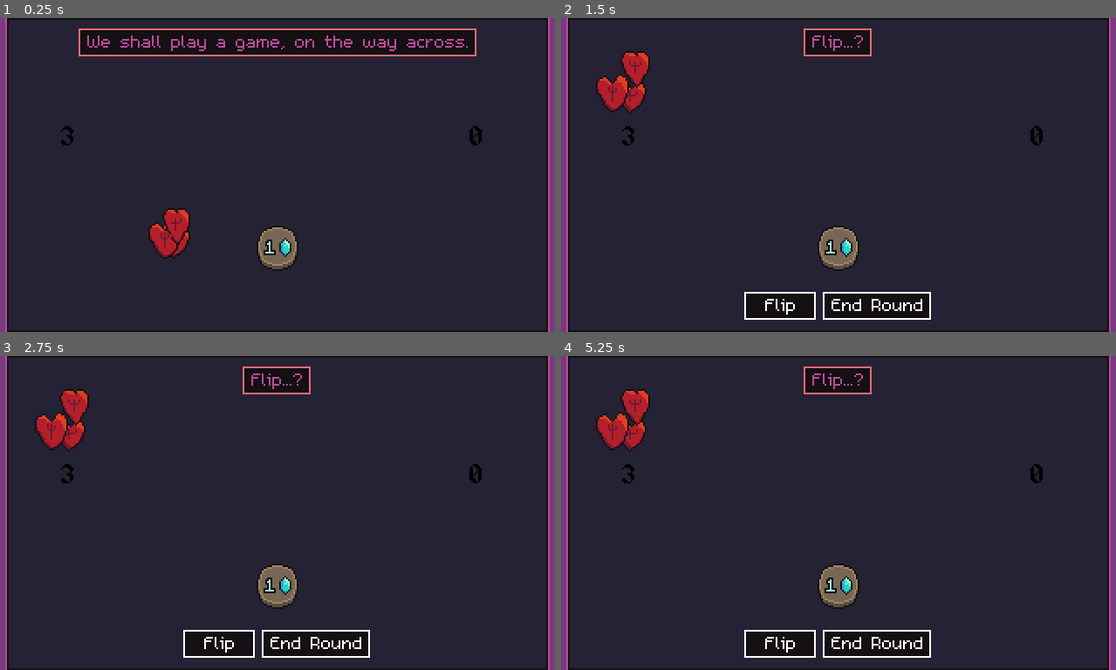
Above: before the commit, frames 1-4 (two rows, left to right).
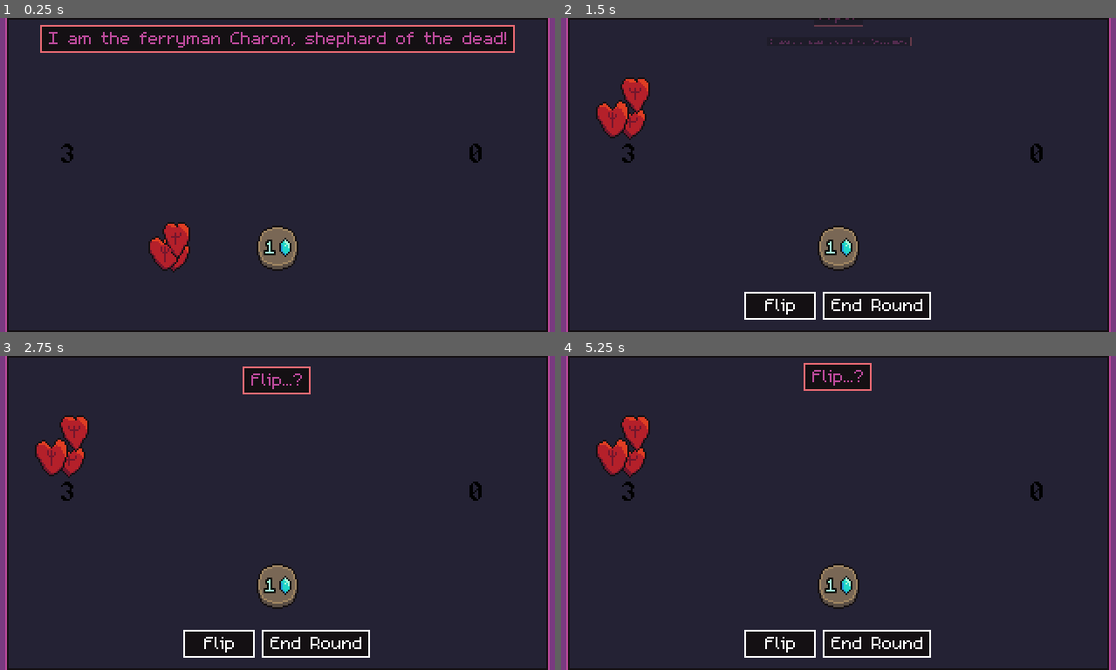
Above: after the commit, the same moments.

Repository: bdunko/Charon-s-Obol
Game: Godot game, scene res://main.tscn
The game is run twice, just before and just after one commit, with the same random seed, the same clock (stepped at 60 frames per second) and the same inputs.
Inputs (mouse positions are in pixels of both pictures, inside the frame that each line leads up to):
- Up to frame 1 (0.25 s): no input
- Up to frame 2 (1.5 s): tap Enter at 0.5 s; move the mouse to (838, 43) at 0.52 s; click (838, 43) at 0.67 s; tap Space at 0.77 s; move the mouse to (777, 187) at 1.27 s; click (777, 187) at 1.42 s
- Up to frame 3 (2.75 s): tap Space at 1.52 s; move the mouse to (333, 443) at 2.02 s; click (333, 443) at 2.17 s
- Up to frame 4 (5.25 s): tap Space at 2.75, 3.02, 3.77, 4.52 s; move the mouse to (810, 575) at 2.77 s; click (810, 575) at 2.92 s; tap Enter at 3.5 s; move the mouse to (1005, 560) at 3.52 s; click (1005, 560) at 3.67 s; move the mouse to (672, 465) at 4.27 s; click (672, 465) at 4.42 s; move the mouse to (866, 513) at 5.02 s; click (866, 513) at 5.17 s

The runs differ from the first frame. In frame 1, 6.0% of the frame differs, in the area x 7-93%, y 2-82%; in frame 2, 3.1%; in frame 3, 2.1%; in frame 4, 2.6%.
Error in both runs: Assertion failed. (res://global.gd:159)

Commit message:
Improved appearance of Charon dialogue

Diff:
--- /dev/null
+++ b/dialogue_manager.gd
@@ -0,0 +1,42 @@
+class_name DialogueManager
+extends Node
+
+signal _pressed
+
+const _DIALOGUE_POS = Vector2(0, 4)
+const _TOP_OFFSET = Vector2(0, -20)
+var _current_textbox = null
+
+var _is_depressed = false
+func _input(_event: InputEvent) -> void:
+	if Input.is_anything_pressed():
+		_is_depressed = true
+		emit_signal("_pressed")
+	else:
+		_is_depressed = false
+
+func show_dialogue_and_wait(dialogue: String) -> void:
+	show_dialogue(dialogue)
+	await _pressed
+
+func show_dialogue(dialogue: String) -> void:
+	# remove the previous dialogue
+	clear_dialogue()
+
+	_current_textbox = CharonTextbox.create()
+	add_child(_current_textbox)
+	_current_textbox.set_text(dialogue)
+	_current_textbox.position = _DIALOGUE_POS + _TOP_OFFSET
+	_current_textbox.modulate.a = 0.0
+	_current_textbox.scale = Vector2(0.2, 0.2)
+
+	# move the dialogue in from the top
+	var tween = create_tween()
+	tween.tween_property(_current_textbox, "position", _DIALOGUE_POS, 0.2)
+	tween.parallel().tween_property(_current_textbox, "modulate:a", 1.0, 0.2)
+	tween.parallel().tween_property(_current_textbox, "scale", Vector2(1.0, 1.0), 0.1)
+
+func clear_dialogue() -> void:
+	if _current_textbox:
+		_current_textbox.fade_and_free()
+		_current_textbox = null
--- a/main.gd
+++ b/main.gd
@@ -24,7 +24,7 @@
 
 @onready var _VOYAGE: Voyage = $UI/Voyage
 
-@onready var _CHARON_TEXTBOX: CharonTextbox = $UI/CharonTextbox
+@onready var _DIALOGUE: DialogueManager = $UI/DialogueManager
 
 func _ready() -> void:
 	assert(_COIN_ROW)
@@ -42,7 +42,7 @@
 	assert(_ARROWS)
 
 	assert(_VOYAGE)
-	assert(_CHARON_TEXTBOX)
+	assert(_DIALOGUE)
 
 	Global.state_changed.connect(_on_state_changed)
 	Global.life_count_changed.connect(_on_life_count_changed)
@@ -113,7 +113,7 @@
 
 func _on_game_end() -> void:
 	var victory = Global.coin_value >= Global.goal_coin_value
-	_CHARON_TEXTBOX.show_dialogue("What? You win? How??" if victory else "Your soul is mine!")
+	_DIALOGUE.show_dialogue("What? You win? How??" if victory else "Your soul is mine!")
 	_RESET_BUTTON.show()
 
 func _on_reset_button_pressed() -> void:
@@ -143,13 +143,13 @@
 	Global.state = Global.State.BEFORE_FLIP
 
 	_PLAYER_TEXTBOXES.hide()
-	await _CHARON_TEXTBOX.flash_dialogue("I am the ferryman Charon, shephard of the dead!")
-	await _CHARON_TEXTBOX.flash_dialogue("Fool from Eleusis, you wish to cross the river?")
-	await _CHARON_TEXTBOX.flash_dialogue("We shall play a game, on the way across.")
-	await _CHARON_TEXTBOX.flash_dialogue("Earn 20 obols by the crossing's end...")
-	await _CHARON_TEXTBOX.flash_dialogue("Or you shall stay here with me, forevermore!")
+	await _DIALOGUE.show_dialogue_and_wait("I am the ferryman Charon, shephard of the dead!")
+	await _DIALOGUE.show_dialogue_and_wait("Fool from Eleusis, you wish to cross the river?")
+	await _DIALOGUE.show_dialogue_and_wait("We shall play a game, on the way across.")
+	await _DIALOGUE.show_dialogue_and_wait("Earn 20 obols by the crossing's end...")
+	await _DIALOGUE.show_dialogue_and_wait("Or you shall stay here with me, forevermore!")
 	_PLAYER_TEXTBOXES.show()
-	_CHARON_TEXTBOX.show_dialogue("Flip...?")
+	_DIALOGUE.show_dialogue("Flip...?")
 
 var flips_completed = 0
 
@@ -167,7 +167,7 @@
 			coin.reset_power_uses()
 
 		Global.state = Global.State.AFTER_FLIP
-		_CHARON_TEXTBOX.show_dialogue("Payoff...")
+		_DIALOGUE.show_dialogue("Payoff...")
 		_PLAYER_TEXTBOXES.show()
 
 func _on_flip_button_pressed() -> void:
@@ -193,18 +193,18 @@
 
 	if Global.state != Global.State.GAME_OVER:
 		Global.state = Global.State.BEFORE_FLIP
-		_CHARON_TEXTBOX.show_dialogue("Flip...?")
+		_DIALOGUE.show_dialogue("Flip...?")
 
 func _on_continue_button_pressed():
 	# await the voyage here
 	Global.state = Global.State.BEFORE_FLIP #hides the shop
-	_CHARON_TEXTBOX.hide_dialogue()
+	_DIALOGUE.clear_dialogue()
 	_PLAYER_TEXTBOXES.hide()
 	_VOYAGE.show()
 	await _VOYAGE.move_boat(Global.round_count + 1)
 	_VOYAGE.hide()
 	_PLAYER_TEXTBOXES.show()
-	_CHARON_TEXTBOX.show_dialogue("Flip...?")
+	_DIALOGUE.show_dialogue("Flip...?")
 
 	Global.round_count += 1
 
@@ -218,7 +218,7 @@
 	assert(Global.state == Global.State.BEFORE_FLIP)
 	_SHOP.randomize_shop()
 	Global.state = Global.State.SHOP
-	_CHARON_TEXTBOX.show_dialogue("Buy, sell, upgrade...?")
+	_DIALOGUE.show_dialogue("Buy, sell, upgrade...?")
 
 func _on_shop_coin_purchased(coin: CoinEntity, price: int):
 	# make sure we can afford this coin
--- a/main.tscn
+++ b/main.tscn
@@ -1,10 +1,11 @@
-[gd_scene load_steps=21 format=3 uid="uid://btdousdmcb6d3"]
+[gd_scene load_steps=20 format=3 uid="uid://btdousdmcb6d3"]
 
 [ext_resource type="Script" path="res://main.gd" id="1_68se7"]
 [ext_resource type="Texture2D" uid="uid://cvi6aad8v1ow8" path="res://assets/world/river.png" id="2_f8cb3"]
 [ext_resource type="PackedScene" uid="uid://bkl5p2djoo52i" path="res://components/coin.tscn" id="3_43qkv"]
 [ext_resource type="Script" path="res://ui/shop.gd" id="3_ie1li"]
 [ext_resource type="Texture2D" uid="uid://sr30u1imc127" path="res://assets/world/table.png" id="3_lyhfa"]
+[ext_resource type="Script" path="res://dialogue_manager.gd" id="4_nh4kq"]
 [ext_resource type="Script" path="res://ui/flip_button.gd" id="5_txadv"]
 [ext_resource type="Script" path="res://ui/accept_button.gd" id="6_qnf0i"]
 [ext_resource type="Script" path="res://ui/continue_button.gd" id="7_fn2pr"]
@@ -17,8 +18,6 @@
 [ext_resource type="Script" path="res://ui/reroll_shop_button.gd" id="11_i42a0"]
 [ext_resource type="Script" path="res://ui/pay_toll_button.gd" id="12_rlbb2"]
 [ext_resource type="PackedScene" uid="uid://bedblkbwue803" path="res://ui/textbox.tscn" id="13_kjj73"]
-[ext_resource type="Texture2D" uid="uid://bvm3hdbvg6vry" path="res://assets/ninepatch/charon_dialogue_9patch.png" id="14_une3h"]
-[ext_resource type="Script" path="res://ui/charon_textbox.gd" id="15_jk3ch"]
 [ext_resource type="Script" path="res://active_power_label.gd" id="15_vfx1c"]
 
 [node name="Game" type="Node2D"]
@@ -34,22 +33,8 @@
 
 [node name="UI" type="Node" parent="."]
 
-[node name="CharonTextbox" type="BoxContainer" parent="UI"]
-offset_top = 6.0
-offset_right = 320.0
-offset_bottom = 22.0
-alignment = 1
-script = ExtResource("15_jk3ch")
-
-[node name="Textbox" parent="UI/CharonTextbox" instance=ExtResource("13_kjj73")]
-layout_mode = 2
-
-[node name="NinePatchRect" parent="UI/CharonTextbox/Textbox" index="0"]
-texture = ExtResource("14_une3h")
-
-[node name="Text" parent="UI/CharonTextbox/Textbox/TextMargin" index="0"]
-theme_override_colors/default_color = Color(0.737255, 0.290196, 0.607843, 1)
-text = "Charon Dialogue"
+[node name="DialogueManager" type="Node" parent="UI"]
+script = ExtResource("4_nh4kq")
 
 [node name="PlayerTextboxs" type="HBoxContainer" parent="UI"]
 offset_left = 6.0
@@ -112,9 +97,9 @@
 [node name="LivesLabel" type="Label" parent="UI"]
 texture_filter = 1
 offset_left = 6.0
-offset_top = 61.0
+offset_top = 71.0
 offset_right = 74.0
-offset_bottom = 80.0
+offset_bottom = 90.0
 theme_override_colors/font_color = Color(0, 0, 0, 1)
 theme_override_fonts/font = ExtResource("10_5ty3u")
 theme_override_font_sizes/font_size = 16
@@ -125,9 +110,9 @@
 [node name="FragmentsLabel" type="Label" parent="UI"]
 texture_filter = 1
 offset_left = 240.0
-offset_top = 61.0
+offset_top = 71.0
 offset_right = 308.0
-offset_bottom = 80.0
+offset_bottom = 90.0
 theme_override_colors/font_color = Color(0, 0, 0, 1)
 theme_override_fonts/font = ExtResource("10_5ty3u")
 text = "5"
@@ -265,13 +250,13 @@
 position = Vector2(160, -99)
 
 [node name="BlueSoulFragmentPile" type="Node2D" parent="Points"]
-position = Vector2(273, 31)
+position = Vector2(273, 46)
 
 [node name="Player" type="Node2D" parent="Points"]
 position = Vector2(160, 210)
 
 [node name="RedSoulFragmentPile" type="Node2D" parent="Points"]
-position = Vector2(39, 33)
+position = Vector2(39, 48)
 
 [node name="ArrowPile" type="Node2D" parent="Points"]
 position = Vector2(50, 169)
@@ -286,7 +271,6 @@
 [connection signal="timeout" from="UI/WarningLabel/Timer" to="UI/WarningLabel" method="_on_timer_timeout"]
 [connection signal="coin_purchased" from="Table/Shop" to="." method="_on_shop_coin_purchased"]
 
-[editable path="UI/CharonTextbox/Textbox"]
 [editable path="UI/PlayerTextboxs/FlipButton"]
 [editable path="UI/PlayerTextboxs/AcceptButton"]
 [editable path="UI/PlayerTextboxs/ContinueButton"]
--- a/ui/charon_textbox.gd
+++ b/ui/charon_textbox.gd
@@ -1,25 +1,27 @@
 class_name CharonTextbox
 extends BoxContainer
+
+const _SCENE = preload("res://ui/charon_textbox.tscn")
+static func create() -> CharonTextbox:
+	var textbox = _SCENE.instantiate()
+	return textbox
 
 @onready var _TEXTBOX: Textbox = $Textbox
 
 func _ready():
 	assert(_TEXTBOX)
 
-#func _input(_event: InputEvent) -> void:
-#	if Input.is_anything_pressed():
-#		print("pressed")
-#	else:
-#		print("unpressed!")
-
-func hide_dialogue() -> void:
-	hide()
-
-func show_dialogue(dialogue: String) -> void:
-	show()
+func set_text(dialogue: String) -> void:
 	_TEXTBOX.set_text(dialogue)
 
-func flash_dialogue(dialogue: String) -> void:
-	show_dialogue(dialogue)
-	await Global.delay(0.1)
-	hide()
+func fade_and_free() -> void:
+	var tween = create_tween()
+	tween.tween_property(self, "modulate:a", 0.0, 0.1)
+	tween.parallel().tween_property(self, "scale", Vector2(0, 0), 0.1)
+	tween.tween_callback(self.queue_free)
+
+# make it drift up and down a bit
+var _time = 0
+func _process(delta) -> void:
+	_time += delta * 3
+	position.y += (4 * delta * sin(_time))
--- /dev/null
+++ b/ui/charon_textbox.tscn
@@ -0,0 +1,35 @@
+[gd_scene load_steps=4 format=3 uid="uid://cujqnyrti75kp"]
+
+[ext_resource type="Script" path="res://ui/charon_textbox.gd" id="1_bab32"]
+[ext_resource type="PackedScene" uid="uid://bedblkbwue803" path="res://ui/textbox.tscn" id="2_m6x4d"]
+[ext_resource type="Texture2D" uid="uid://bvm3hdbvg6vry" path="res://assets/ninepatch/charon_dialogue_9patch.png" id="3_tq412"]
+
+[node name="CharonTextbox" type="BoxContainer"]
+z_index = 3000
+offset_top = 6.0
+offset_right = 320.0
+offset_bottom = 22.0
+pivot_offset = Vector2(160, 8)
+alignment = 1
+script = ExtResource("1_bab32")
+
+[node name="Textbox" parent="." instance=ExtResource("2_m6x4d")]
+layout_mode = 2
+
+[node name="NinePatchRect" parent="Textbox" index="0"]
+texture = ExtResource("3_tq412")
+
+[node name="Text" parent="Textbox/TextMargin" index="0"]
+theme_override_colors/default_color = Color(0.737255, 0.290196, 0.607843, 1)
+text = "Charon Dialogue"
+
+[node name="_VScrollBar_30275" type="VScrollBar" parent="Textbox/TextMargin/Text" index="1"]
+visible = false
+layout_mode = 0
+anchor_right = 1.0
+anchor_bottom = 1.0
+max_value = 13.0
+step = 1.0
+page = 13.0
+
+[editable path="Textbox"]
